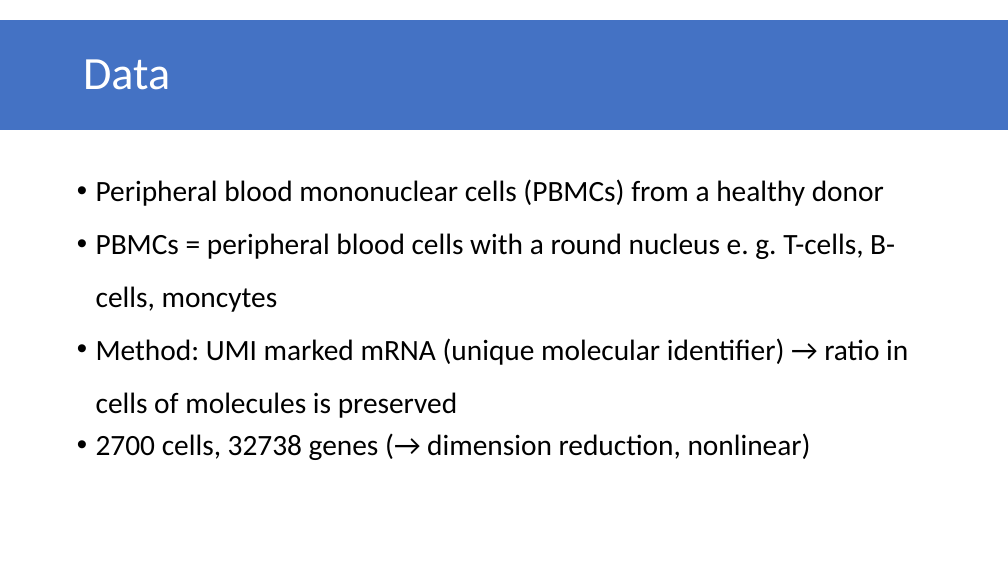
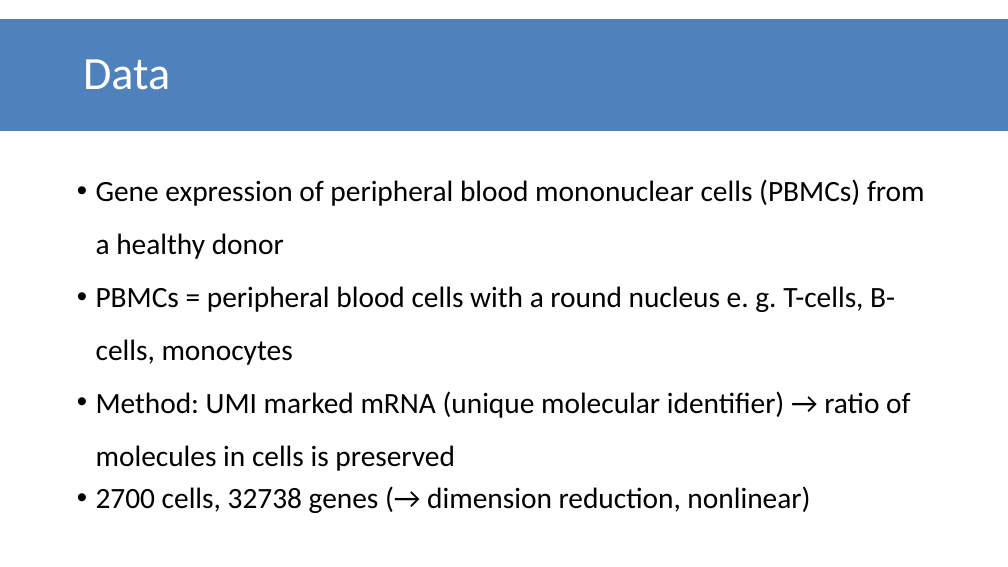
Before and after one commit to datascience-mobi/group-01-project-4-1, a slide deck: slide 2 of K-means clustering.pptx. Drawn at 1008x567 pixels with LibreOffice and Linux fonts; fonts in the diff are those of the drawing. Boxes give left, top, right and bottom in pixels: in the first picture for what was removed or moved away, otherwise in the second. Text is boxed around its words. In the diff, an @@ line names an element or a change of style, - is before the commit and + after.

```diff
--- a/K-means clustering.pptx
+++ b/K-means clustering.pptx
@@ rectangle "Data" at [0, 20, 1008, 130]: fill #4472C4 to #4F81BD; outline #4472C4 1 pt to #4F81BD 2 pt @@
@@ text at [96, 179, 925, 471]: text changed @@
-• Peripheral blood mononuclear cells (PBMCs) from a healthy donor
-• PBMCs = peripheral blood cells with a round nucleus e. g. T-cells, B-cells, moncytes
-• Method: UMI marked mRNA (unique molecular identifier) → ratio in cells of molecules is preserved
+• Gene expression of peripheral blood mononuclear cells (PBMCs) from a healthy donor
+• PBMCs = peripheral blood cells with a round nucleus e. g. T-cells, B-cells, monocytes
+• Method: UMI marked mRNA (unique molecular identifier) → ratio of molecules in cells is preserved
```
Also in this commit, not shown: 8 other slides changed, 1 other file.
